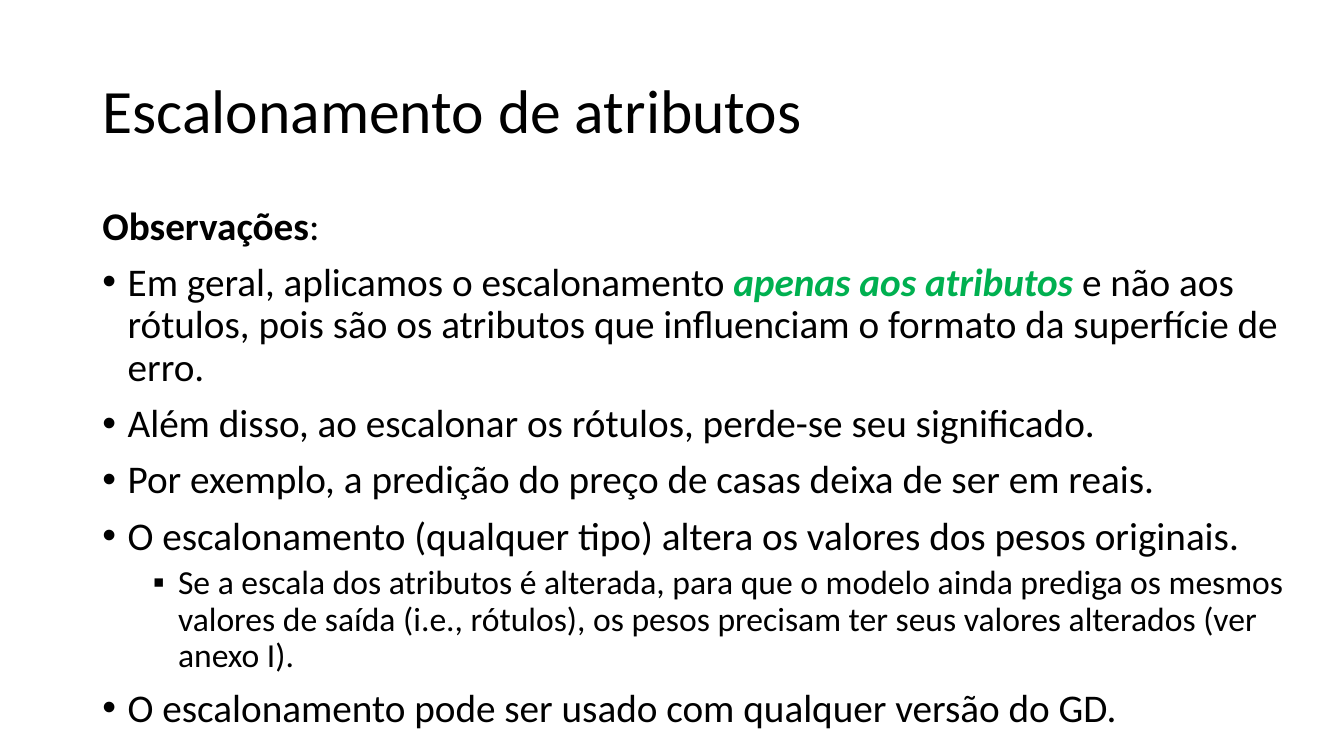
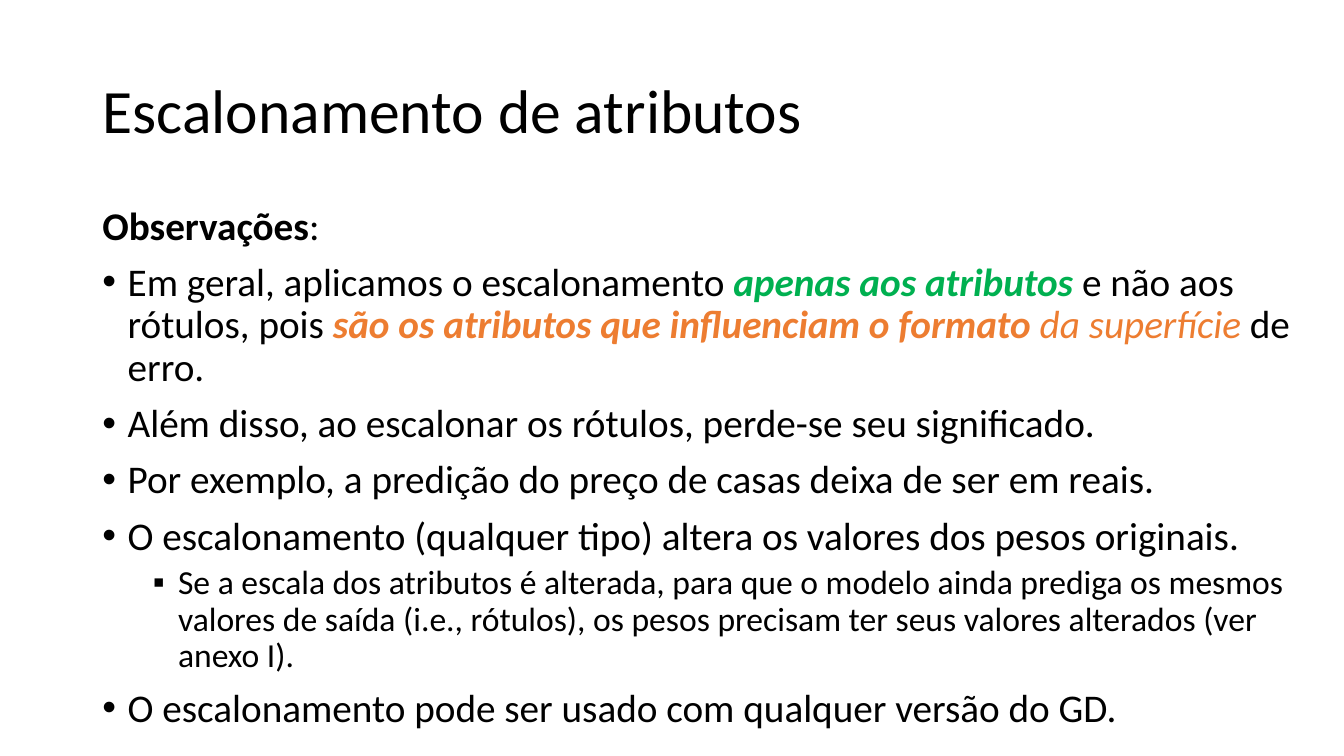
Before and after one commit to zz4fap/t319_aprendizado_de_maquina, a slide deck: slide 8 of slides/T319_Regressão_Linear (Parte IV).pptx. Drawn at 1344x756 pixels with LibreOffice and Linux fonts; fonts in the diff are those of the drawing. Boxes give left, top, right and bottom in pixels: in the first picture for what was removed or moved away, otherwise in the second. Text is boxed around its words. In the diff, an @@ line names an element or a change of style, - is before the commit and + after.

Commit message:
update of slides

```diff
--- a/slides/T319_Regressão_Linear (Parte IV).pptx
+++ b/slides/T319_Regressão_Linear (Parte IV).pptx
@@ text at (128,268,1290,382): text colour #000000 to #ED7D31, italic on in "são os atributos que influenciam o formato ..."; bold on in "são os atributos que influenciam o formato" @@
```
Also in this commit, not shown: 1 other file.
